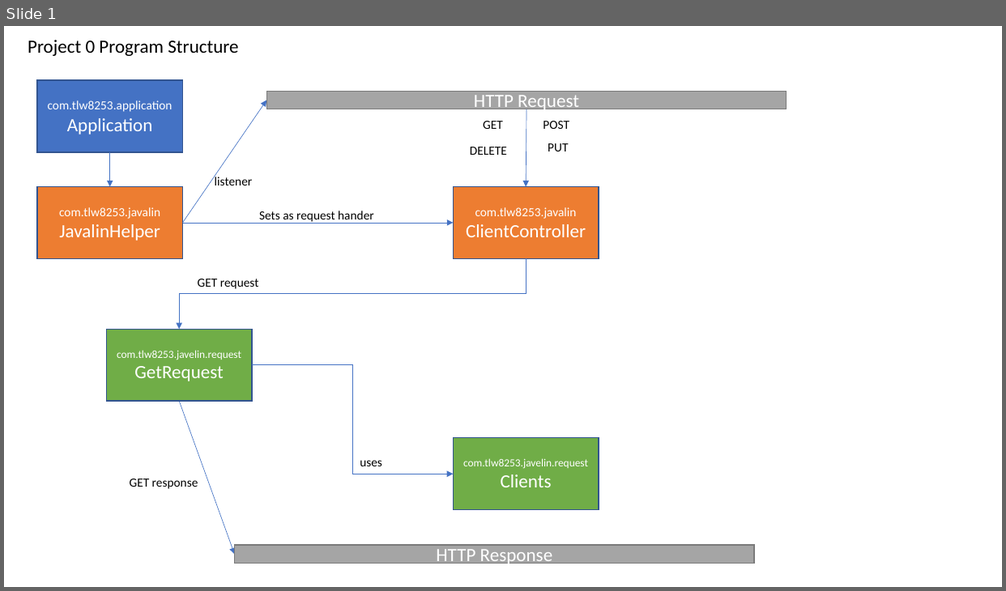
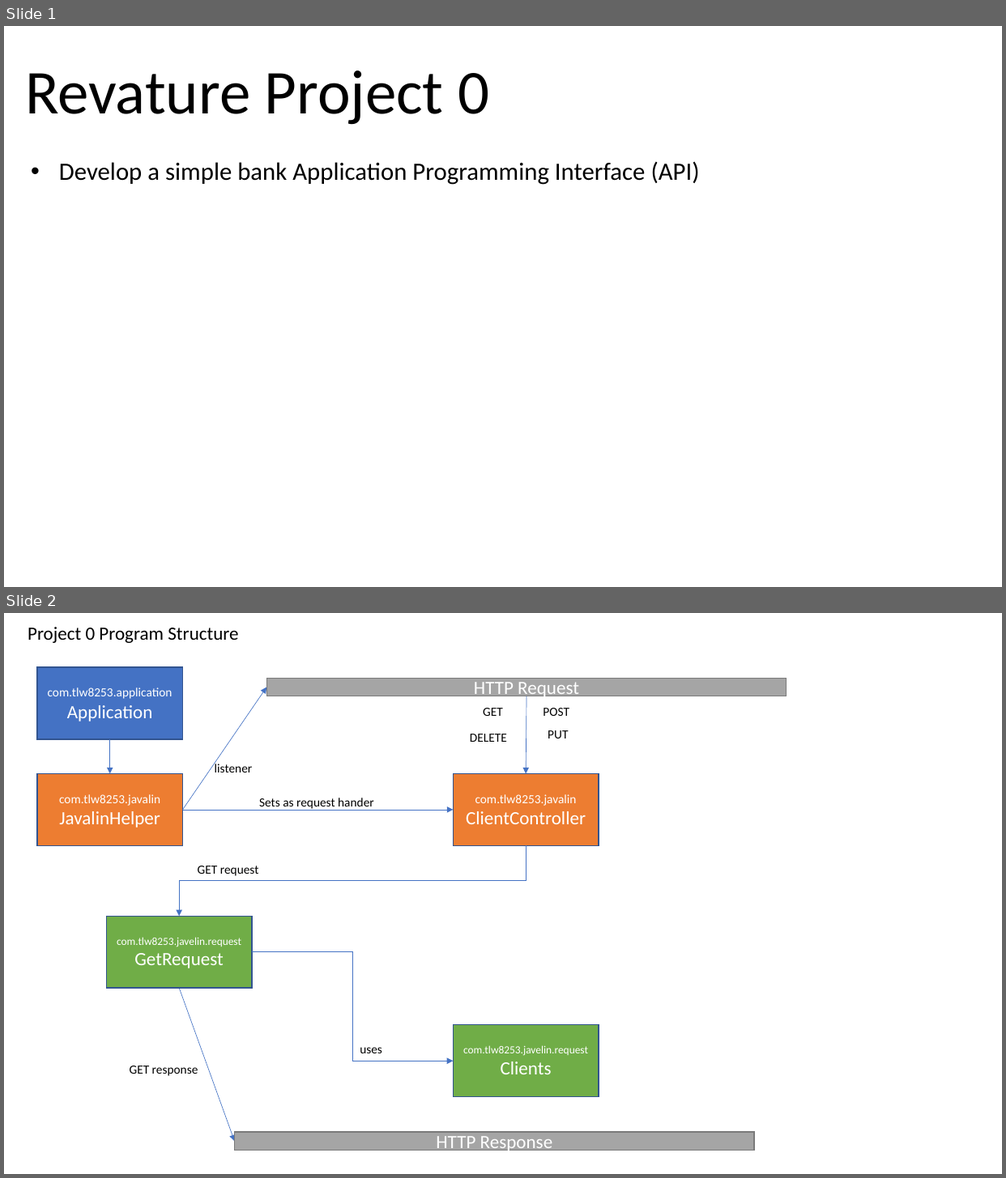
Before and after one commit to tlw8253/Project-0, a slide deck: docs/Project 0.pptx. Shown one above the other, each under a label of ours: slide 1 before the commit, slides 1 and 2 after it. The pictures are 1006x591 and 1006x1178 pixels, drawn with LibreOffice and Linux fonts; fonts in the diff are those of the drawing. Boxes give left, top, right and bottom in pixels: in the first picture for what was removed or moved away, otherwise in the second. Text is boxed around its words. In the diff, an @@ line names an element or a change of style, - is before the commit and + after.

```diff
--- a/docs/Project 0.pptx
+++ b/docs/Project 0.pptx
@@ slide 1 added at (x1=4, y1=26, x2=1002, y2=587), background #FFFFFF @@
@@ title added at (x1=25, y1=71, x2=489, y2=125), 60 pt, text #000000 @@
+Revature Project 0
@@ subtitle added at (x1=59, y1=161, x2=700, y2=185), 24 pt, text #000000 @@
+• Develop a simple bank Application Programming Interface (API)
@@ what was slide 1 is now slide 2 @@
```
Also in this commit, not shown: 15 other files.
